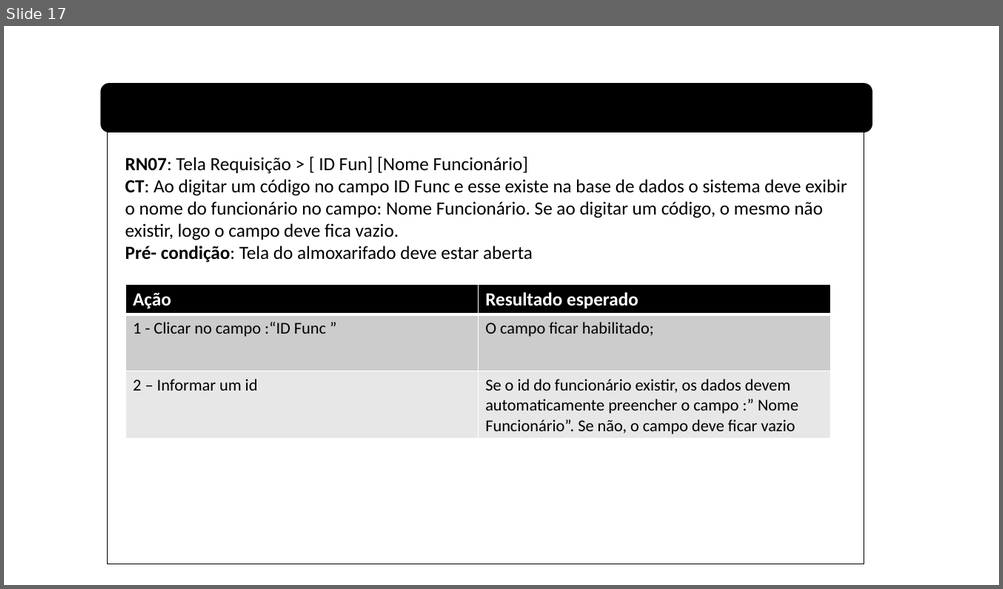
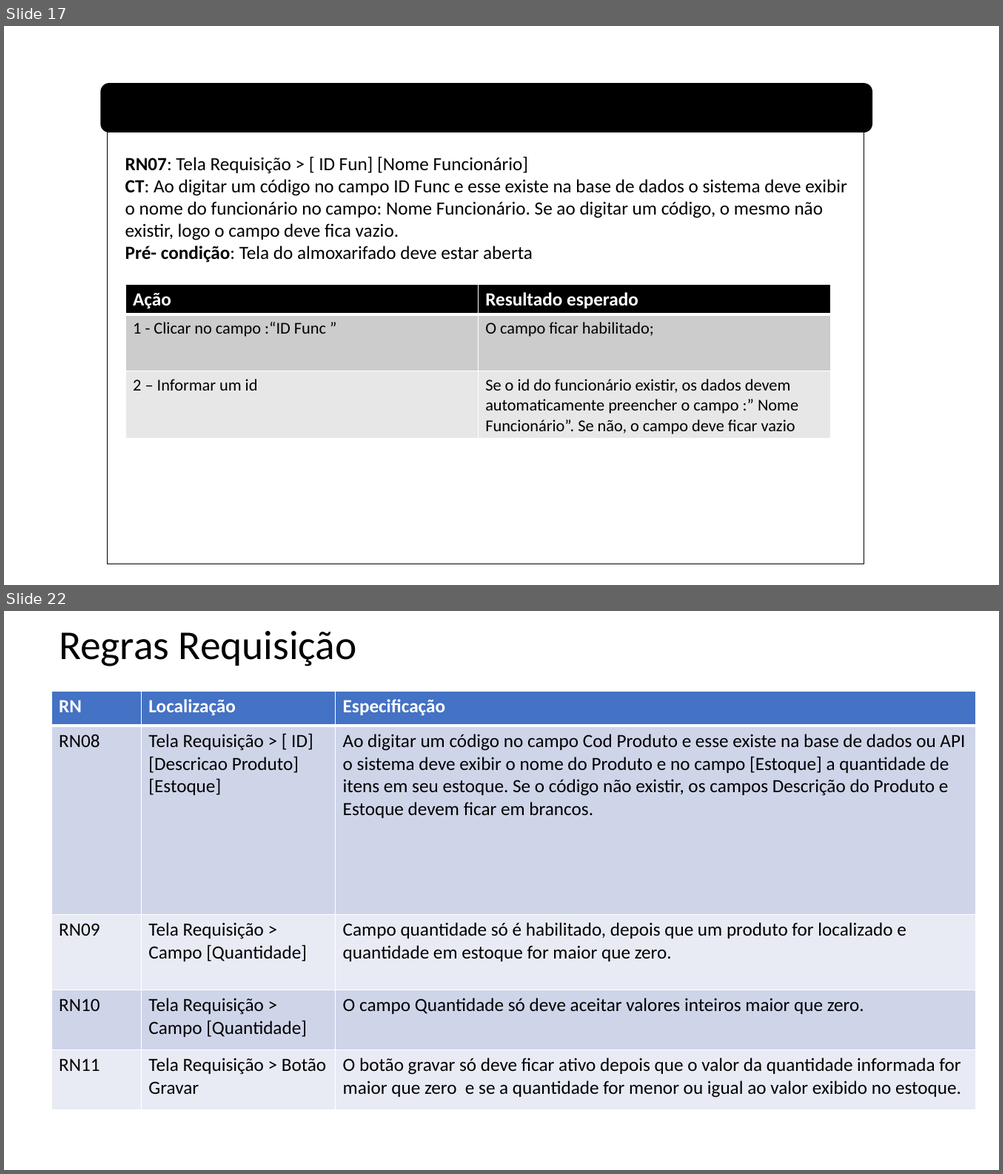
Before and after one commit to viniciuss1812/Almoxarifado, a slide deck: RegrasNegocio/RN_Requisitos.pptx. Shown one above the other, each under a label of ours: slide 17 before the commit, slides 17 and 22 after it; the slides between them are not shown. The pictures are 1003x589 and 1003x1174 pixels, drawn with LibreOffice and Linux fonts; fonts in the diff are those of the drawing. Boxes give left, top, right and bottom in pixels: in the first picture for what was removed or moved away, otherwise in the second. Text is boxed around its words. In the diff, an @@ line names an element or a change of style, - is before the commit and + after.

```diff
--- a/RegrasNegocio/RN_Requisitos.pptx
+++ b/RegrasNegocio/RN_Requisitos.pptx
@@ slide 22 added at bbox=[4, 611, 999, 1170], background #FFFFFF @@
@@ title added at bbox=[59, 631, 357, 667], 39.6 pt, text #000000 @@
+Regras Requisição
@@ table added at bbox=[52, 691, 976, 1110], 5 rows, 3 columns @@
+RN | Localização | Especificação
+RN08 | Tela Requisição > [ ID] [Descricao Produto] [Estoque] | Ao digitar um código no campo Cod Produto e esse existe na base de dados ou API o sistema deve exibir o nome do Produto e no campo [Estoque] a quantidade de itens em seu estoque. Se o código não existir, os campos Descrição do Produto e Estoque devem ficar em brancos.
+RN09 | Tela Requisição > Campo [Quantidade] | Campo quantidade só é habilitado, depois que um produto for localizado e quantidade em estoque for maior que zero.
+RN10 | Tela Requisição > Campo [Quantidade] | O campo Quantidade só deve aceitar valores inteiros maior que zero.
+RN11 | Tela Requisição > Botão Gravar | O botão gravar só deve ficar ativo depois que o valor da quantidade informada for maior que zero e se a quantidade for menor ou igual ao valor exibido no estoque.
```
Also in this commit, not shown: 6 slides changed, 3 other slides added, 23 other files.
